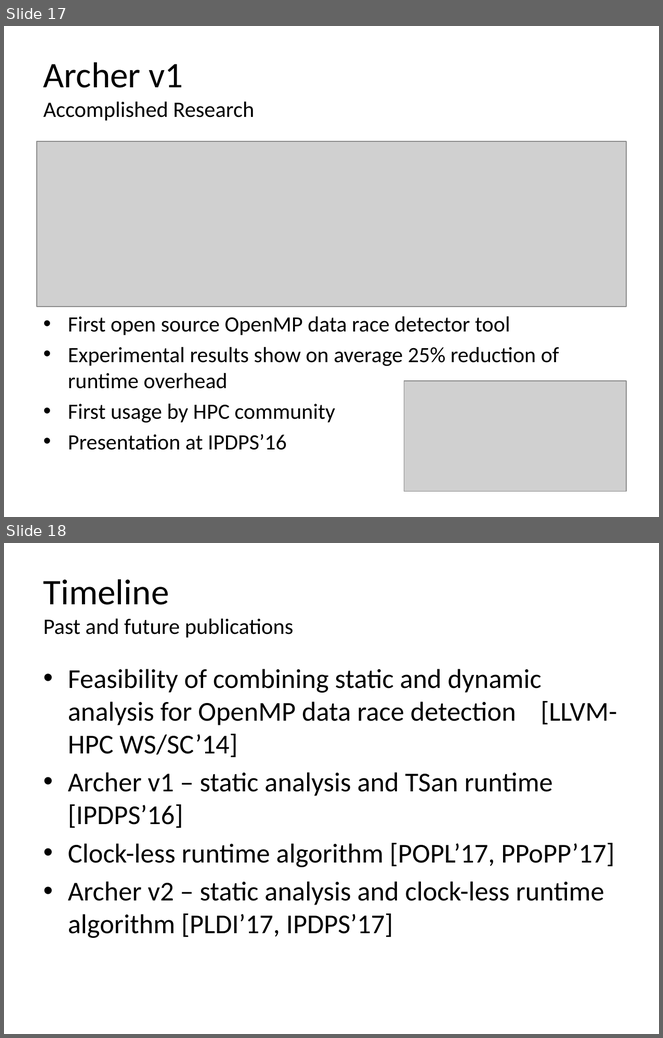
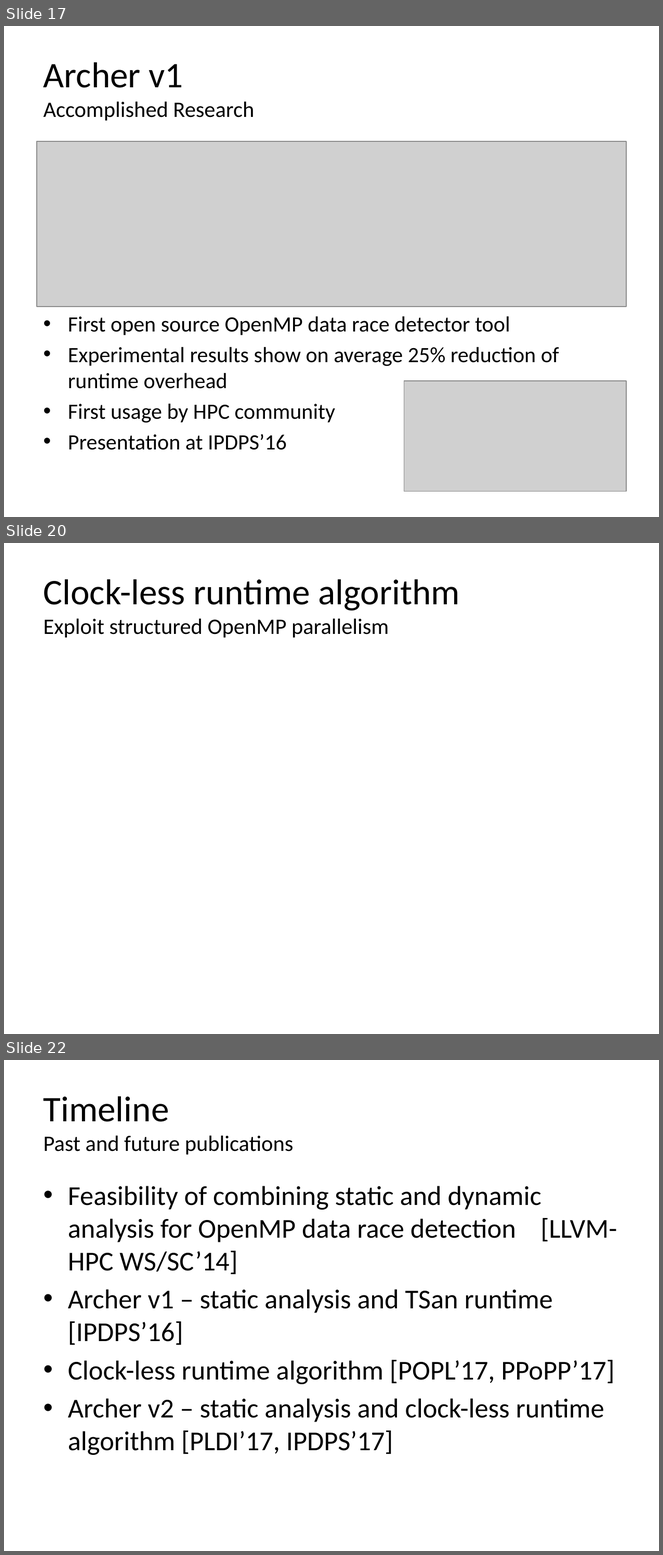
Before and after one commit to simoatze/oral_qualifier, a slide deck: presentation/presentation.pptx. Shown one above the other, each under a label of ours: slides 17 and 18 before the commit, slides 17, 20 and 22 after it; the slides between them are not shown. The pictures are 663x1038 and 663x1555 pixels, drawn with LibreOffice and Linux fonts; fonts in the diff are those of the drawing; grey boxes stand for pictures. Boxes give left, top, right and bottom in pixels: in the first picture for what was removed or moved away, otherwise in the second. Text is boxed around its words. In the diff, an @@ line names an element or a change of style, - is before the commit and + after.

```diff
--- a/presentation/presentation.pptx
+++ b/presentation/presentation.pptx
@@ slide 20 added at box(4, 543, 659, 1034), background #FFFFFF @@
@@ title added at box(44, 579, 461, 638), 24.3 pt, text #000000 @@
+Clock-less runtime algorithm
+Exploit structured OpenMP parallelism
@@ what was slide 18 is now slide 22 @@
```
Also in this commit, not shown: 3 other slides added.
